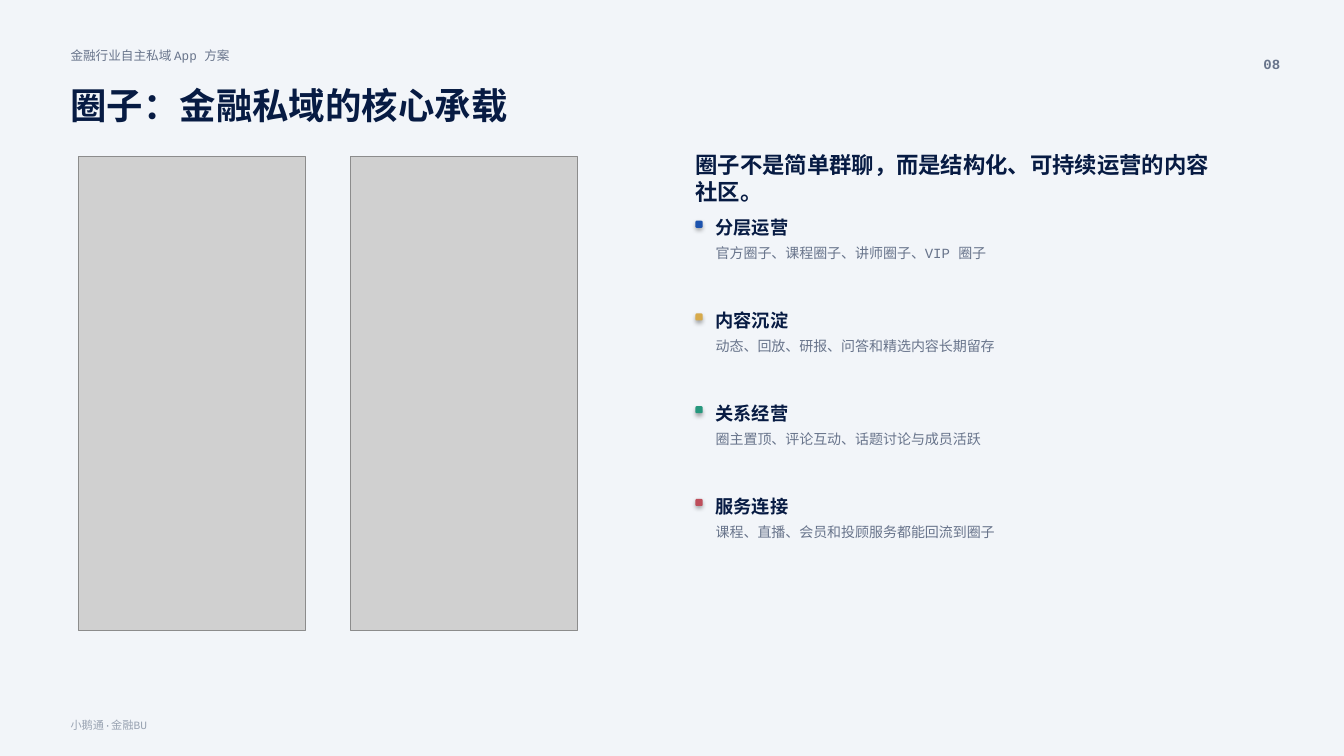
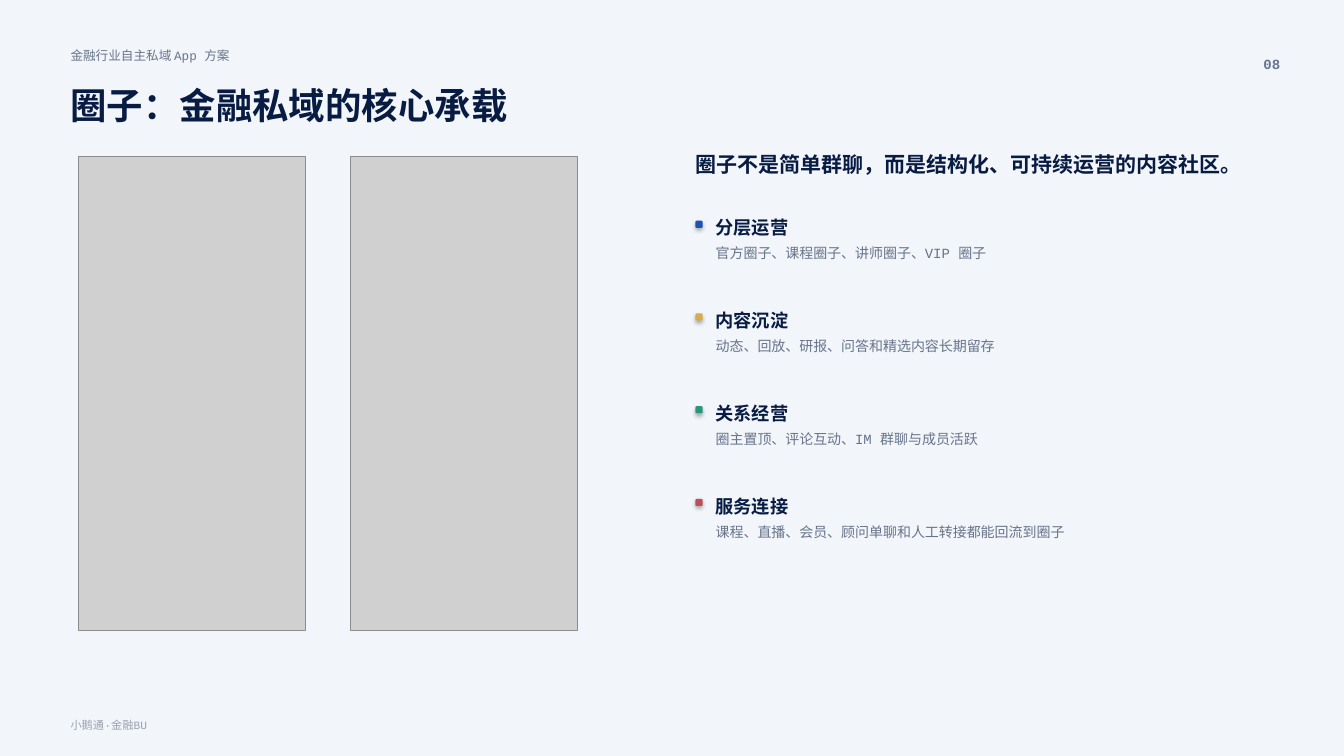
Before and after one commit to baijinhui3444/Custom-Fin-App, a slide deck: slide 8 of 金融客户定制App产品方案-演示版.pptx. Drawn at 1344x756 pixels with LibreOffice and Linux fonts; fonts in the diff are those of the drawing; grey boxes stand for pictures; background and template pictures are left out. Boxes give left, top, right and bottom in pixels: in the first picture for what was removed or moved away, otherwise in the second. Text is boxed around its words. In the diff, an @@ line names an element or a change of style, - is before the commit and + after.

```diff
--- a/金融客户定制App产品方案-演示版.pptx
+++ b/金融客户定制App产品方案-演示版.pptx
@@ text "圈子不是简单群聊，而是结构化、可持续运营的内容社区。" at (695,154,1241,175): size 16 to 15 pt @@
@@ text at (716,432,978,445): text changed @@
-圈主置顶、评论互动、话题讨论与成员活跃
+圈主置顶、评论互动、IM 群聊与成员活跃
@@ text at (716,525,1065,538): text changed @@
-课程、直播、会员和投顾服务都能回流到圈子
+课程、直播、会员、顾问单聊和人工转接都能回流到圈子
```
Also in this commit, not shown: 1 other slide changed, 4 other files.
